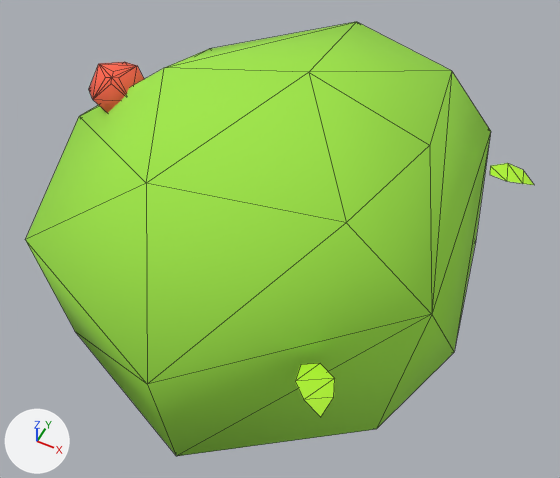
The glTF model Assets/Environment/bush.glb as it was, and as the next commit left it.
One viewpoint serves both versions: a camera (50 mm lens) standing at (0.234, -0.48, 0.734) and looking at (0.003, -0.019, 0.156). Every picture has the same lights, and +X, +Y and +Z are marked at lower left. Mesh edges are drawn as thin lines. Vertices at the same position are counted once.
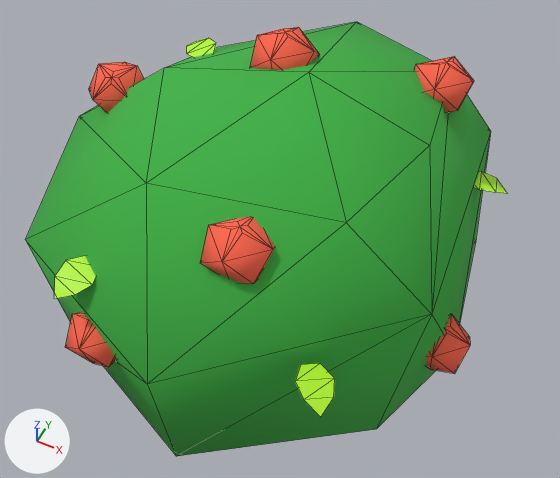
Commit message: [Assets] Update Bush + Tree

Boxes (x1, y1, x2, y2) around the edits, measured in the pictures (560 x 478 px; the box of a moved part takes in the faces that stretch with it):
'Sphere', recoloured, reshaped: before (26, 22, 534, 456); after (26, 22, 507, 456)
'Sphere.002', reshaped: before (89, 62, 144, 113); after (65, 27, 474, 373)
part 1 of me_sphere, added (green): after (186, 38, 216, 57)
part 2 of me_sphere, added (green): after (54, 256, 96, 299)
part 3 of me_sphere, moved or reshaped: before (490, 163, 534, 185); after (474, 171, 507, 193)
part 4 of me_sphere_002, added: after (426, 315, 470, 373)
part 5 of me_sphere_002, added: after (250, 27, 320, 70)
part 6 of me_sphere_002, added: after (65, 312, 116, 367)
part 7 of me_sphere_002, added: after (201, 217, 275, 284)
part 8 of me_sphere_002, added: after (415, 57, 474, 112)

Edits to the bpy script that builds the scene:
```text
Change mat_material_001:
    mat_material_001.base_color: (0.349, 0.8, 0.0638) -> (0.0491, 0.441, 0.0595)  # green #9fe747 -> green #3fb145
Change me_sphere:
    where me_sphere.from_pydata(...)  # 62 vertices, 75 faces; spans x -0.81..0.71, y -1.09..1.11, z -0.99..0.41
    used by ob_sphere; location = (0.0, 0.0, 0.2484); scale = (0.3, 0.222, 0.25)
    verts and faces of me_sphere; kept vertices keep their numbers, new ones are numbered from 62
    before: 34 (0.56, 0.47, -0.11) at pixel (490, 165), 35 (0.57, 0.4, -0.09) at pixel (489, 174), 36 (0.71, 0.47, -0.13) at pixel (534, 185), 37 (0.66, 0.51, -0.11) at pixel (523, 169), 38 (0.61, 0.52, -0.11) at pixel (507, 163)
    before: 39 (0.63, 0.38, -0.08) at pixel (506, 181), 40 (0.68, 0.41, -0.1) at pixel (522, 183)
    me_sphere part 1: the loose piece of 7 vertices spanning x -0.22..-0.1, y -0.68..-0.5, z -0.51..-0.46 is copied, and the copy is turned -171.8 degrees about the z axis through its middle and scaled by 0.988, then moved by (-0.32, 1.0, 0.55); it spans x -0.54..-0.42, y 0.33..0.49, z 0.05..0.1
    me_sphere part 2: the loose piece of 7 vertices spanning x -0.17..-0.06, y 0.91..1.11, z -0.13..-0.08 is copied, and the copy is scaled about its middle by (-1.01, -0.978, 1.24), then moved by (-0.21, -1.88, 0.04); it spans x -0.38..-0.27, y -0.97..-0.77, z -0.1..-0.04
    me_sphere part 3
    add for i in [34, 38, 40]: verts[i] += (-0.07, -0.06, -0.03)
    add for i in [35, 36, 37, 39]: verts[i] += (-0.07, -0.06, -0.04)
Change me_sphere_002:
    where me_sphere_002.from_pydata(...)  # 54 vertices, 96 faces; spans x -0.56..10.69, y -0.36..6.75, z -6.49..0.96
    used by ob_sphere_002; parent = ob_sphere; location = (0.439, 0.897, -0.5); scale = (-0.109, -0.147, -0.0983)
    me_sphere_002 part 4: the loose piece of 18 vertices spanning x -0.56..1.11, y -0.36..1.3, z -1.04..0.96 is copied, and the copy is moved by (-1.84, 6.92, 0.0); it spans x -2.4..-0.74, y 6.56..8.23, z -1.04..0.96
    me_sphere_002 part 5: the loose piece of 18 vertices spanning x 7.53..9.19, y -0.19..1.48, z -3.02..-1.02 is copied, and the copy is moved by (-3.84, 4.52, -6.61); it spans x 3.68..5.34, y 4.33..5.99, z -9.63..-7.63
    me_sphere_002 part 6: the loose piece of 18 vertices spanning x 7.53..9.19, y -0.19..1.48, z -3.02..-1.02 is copied, and the copy is moved by (-1.87, 11.55, 0.09); it spans x 5.66..7.32, y 11.37..13.03, z -2.92..-0.92
    me_sphere_002 part 7: the loose piece of 18 vertices spanning x -0.56..1.11, y -0.36..1.3, z -1.04..0.96 is copied, and the copy is moved by (2.74, 10.03, -6.58); it spans x 2.18..3.85, y 9.67..11.33, z -7.62..-5.62
    me_sphere_002 part 8: the loose piece of 18 vertices spanning x -0.56..1.11, y -0.36..1.3, z -1.04..0.96 is copied, and the copy is moved by (0.42, 2.58, -7.18); it spans x -0.13..1.53, y 2.22..3.89, z -8.22..-6.22
```
